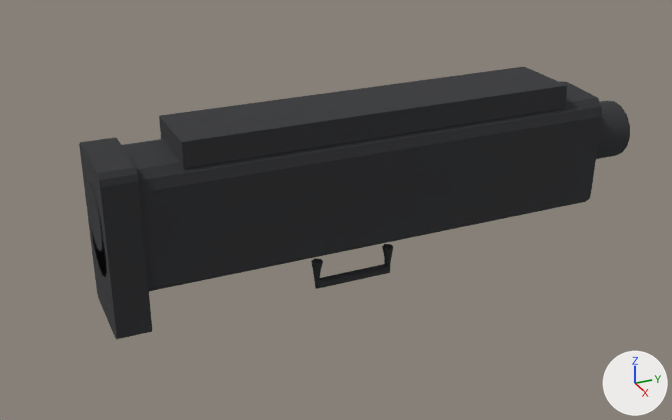
The glTF model assets/models/attachment_assault_heavystock.glb, before and after one commit.
Camera for both pictures: a 50 mm camera at (0.386, -0.411, 0.186) aimed at (-0.002, -0.236, -0.007). The lights are fixed; the arrows at lower right show +X, +Y and +Z. The first picture is the older version. Vertices at exactly the same position are counted once.

The first picture shows 'attachment_assault_heavystock__assault_heavystock__assault_heavystock__stock'.
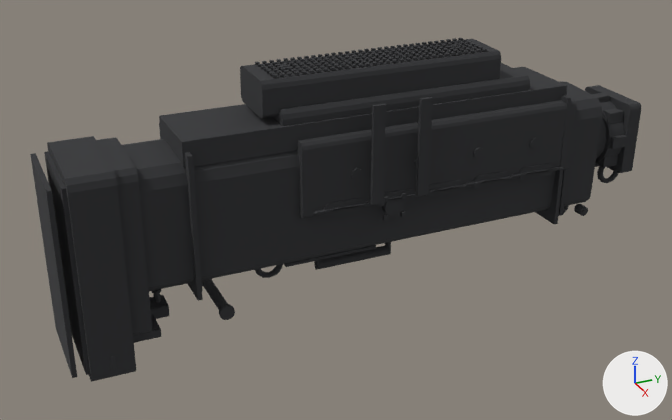
Location of each change, [x1, y1, x2, y2] in pixels of the pictures (672 x 420 px; the box of a moved part takes in the faces that stretch with it):
'attachment_assault_heavystock__assault_heavystock__assault_heavystock__stock', reshaped (11% wider, 26% taller): before [79, 67, 630, 339]; after [30, 38, 641, 382]
part 1 of me_geometry_174_ds_wpolymer, added: after [559, 169, 568, 216]
part 2 of me_geometry_174_ds_wpolymer, added: after [153, 293, 161, 303]
part 3 of me_geometry_174_ds_wpolymer, moved or reshaped: before [311, 244, 393, 289]; after [314, 242, 391, 270]
part 4 of me_geometry_174_ds_wpolymer, added: after [30, 38, 641, 382]

The change in detail:
me_geometry_174_ds_wpolymer is used by ob_attachment_assault_heavystock__assault_heavystock__assault_heavystock__stock; location (0.0, 0.0, 0.0).
me_geometry_174_ds_wpolymer had 180 vertices, 336 faces and spanned x -0.023..0.023, y -0.355..-0.069, z -0.049..0.048.
me_geometry_174_ds_wpolymer now has 4493 vertices, 7500 faces and spans x -0.031..0.031, y -0.375..-0.06, z -0.058..0.07.
me_geometry_174_ds_wpolymer part 1: a new loose piece, a box spanning x -0.0217..0.0217, y -0.1158..-0.1136, z -0.0237..0.0397, in mat_ds_wpolymer (dark grey #323335).
me_geometry_174_ds_wpolymer part 2: the loose piece of 36 vertices spanning x -0.017..0.017, y -0.354..-0.316, z -0.017..0.017 is copied, and the copy is multiplied about its middle by the matrix ((0.0, 0.0, -0.094), (-0.094, 0.0, 0.0), (0.0, 0.227, 0.0)), then moved by (0.0, 0.005, -0.036); it spans x -0.002..0.002, y -0.332..-0.328, z -0.04..-0.031.
me_geometry_174_ds_wpolymer part 3: the loose piece of 24 vertices spanning x -0.003..0.003, y -0.25..-0.205, z -0.049..-0.033 is moved by (0.0, 0.0, 0.012).
me_geometry_174_ds_wpolymer part 4: 3661 vertices added at x -0.031..0.031, y -0.375..-0.06, z -0.058..0.07.
Other edits to the shape of me_geometry_174_ds_wpolymer do not show in these pictures.
